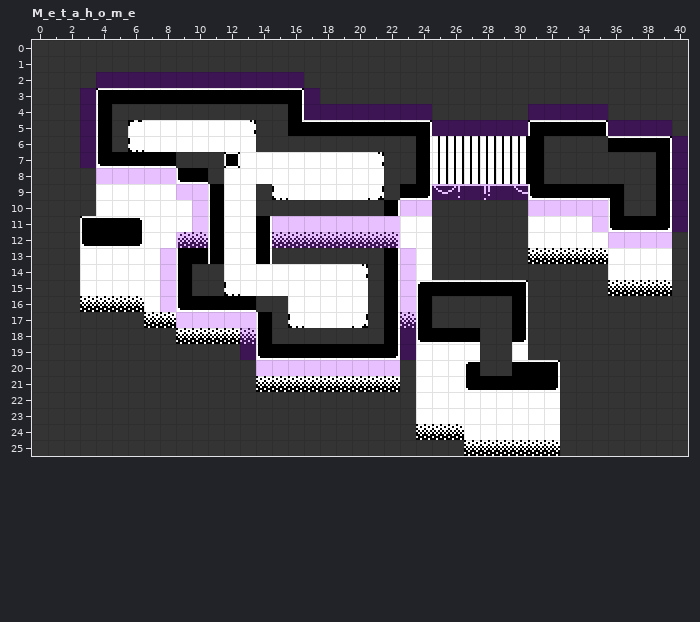
LDtk project, stored at maps/test.ldtk. Above is the file before it was changed.
Cells are 8x8 px. Shown: M_e_t_a_h_o_m_e x 0..40, y 0..25.
After the commit:
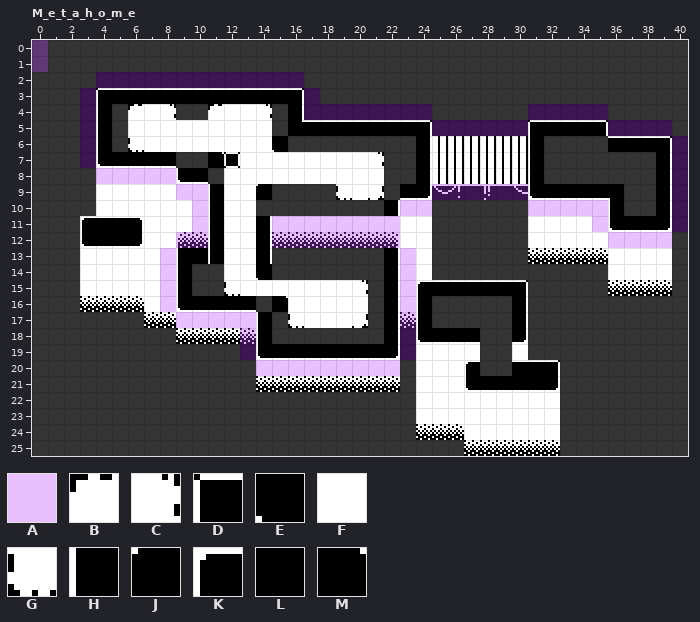
Key: from "IntGrid": A 1 "COLLIDEABLE"; from "Test": B 2, C 3, D 4, E 7, F 8, G 10, H 12, J 15, K 25, L 29, M 31.
_ is an empty cell.
Tiles replaced or removed in this view: B, C, D, F, G, L.
See-through tiles are keyed as they look on the map.
Change:
Changed rows in their new state; . is an unchanged cell.
Layer "Tiles":
first column x 3:
 4 ...BFC..BFFC.................
 5 ...F......FF.................
 6 ...........FE...............H
 7 ........M...................H
 8 ............................H
 9 ...........J____G............
11 K............................
14 ...........E______...........
15 .................C...........
16 ............M................
Layer "IntGrid":
first column x 0:
 0 A
 1 A
